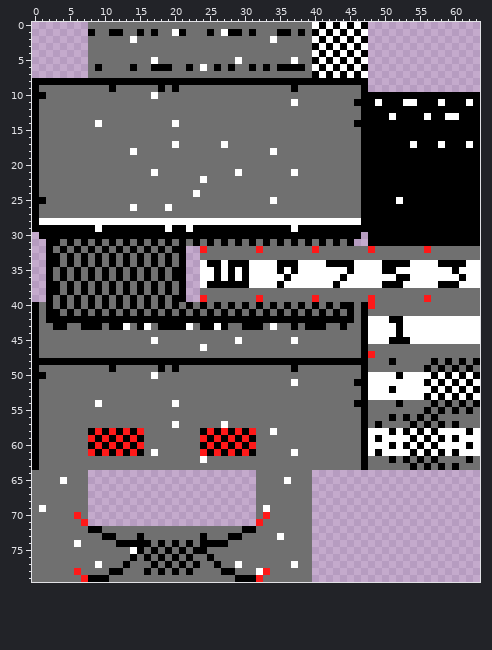
File history of a sprite sheet, assets/images/tilesets/ground_new.png. That is the earlier state.
The file is 64x80 pixels.
And afterwards:
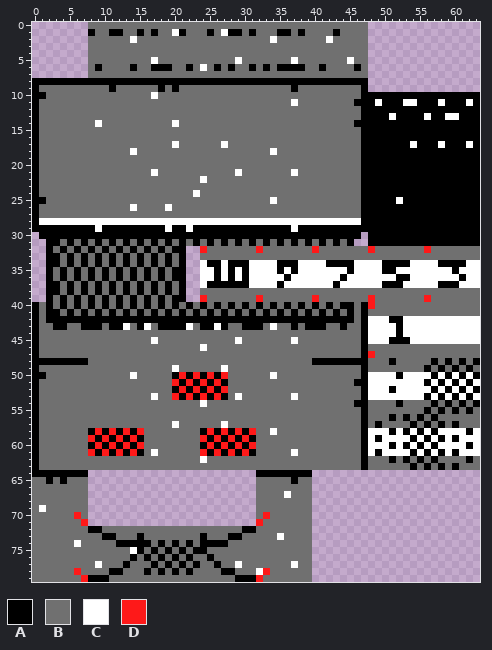
Palette (. is transparent): A #000000  B #707070  C #ffffff  D #fe1919
Changes in this commit:
Changed rows in their new state; - is an unchanged pixel.
first column x 40:
 0 BBBBBBBB
 1 BBBABBBB
 2 BB-BBBBB
 3 BBBBBBBB
 4 BBBBBBBB
 5 BBBBB-BB
 6 B-BBBBAB
 7 BBBBBBBB
first column x 8:
48 BBBBBBBBBBBBBBBBBBBBBBBBBBBBBBBB
49 ---B------B-C------C---------B--
50 ------C--B--ADADADAD------C-----
51 ------------DADADADA---------B--
52 ------------ADADADAD------------
53 ---------C--DADADADA-C-------C--
54 -B----------B---C---------------
first column x 0:
64 AAAAAAAA------------------------AAAAAAAA
65 --A-A-------------------------------BA--
67 ------------------------------------C---
69 ---------------------------------B------
Where, in picture pixels (left, top, right, bottom), the same in both pictures:
changed: (312, 22, 368, 78)
changed: (88, 358, 312, 407)
changed: (32, 470, 88, 484)
changed: (256, 470, 312, 512)
